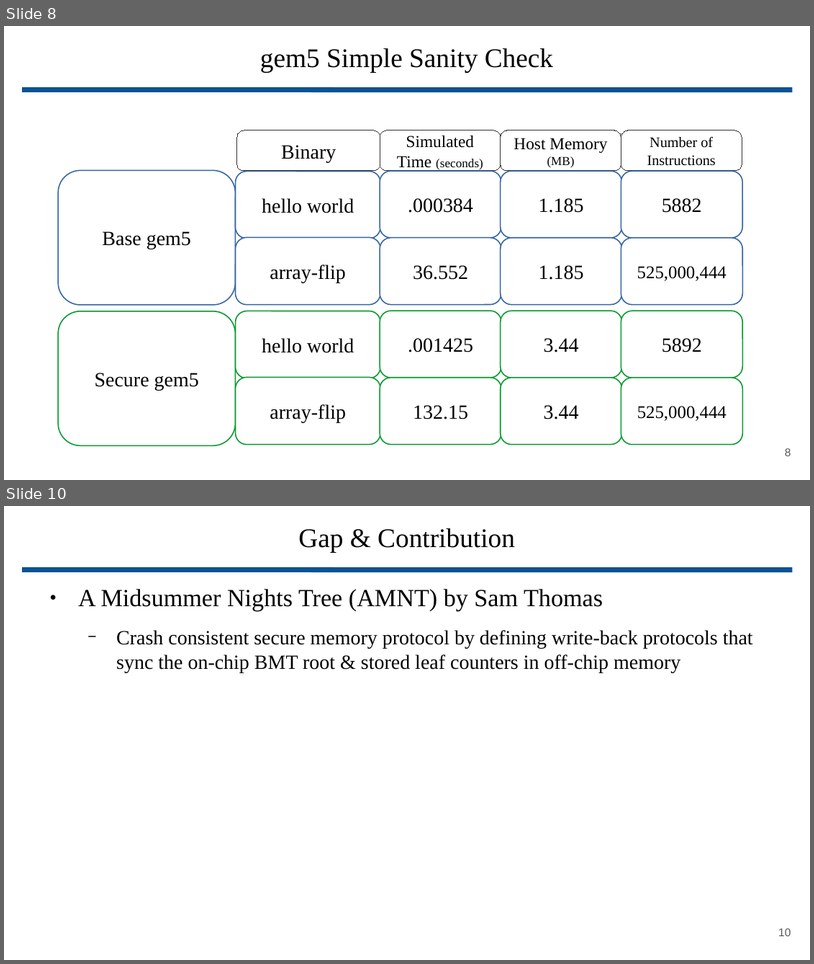
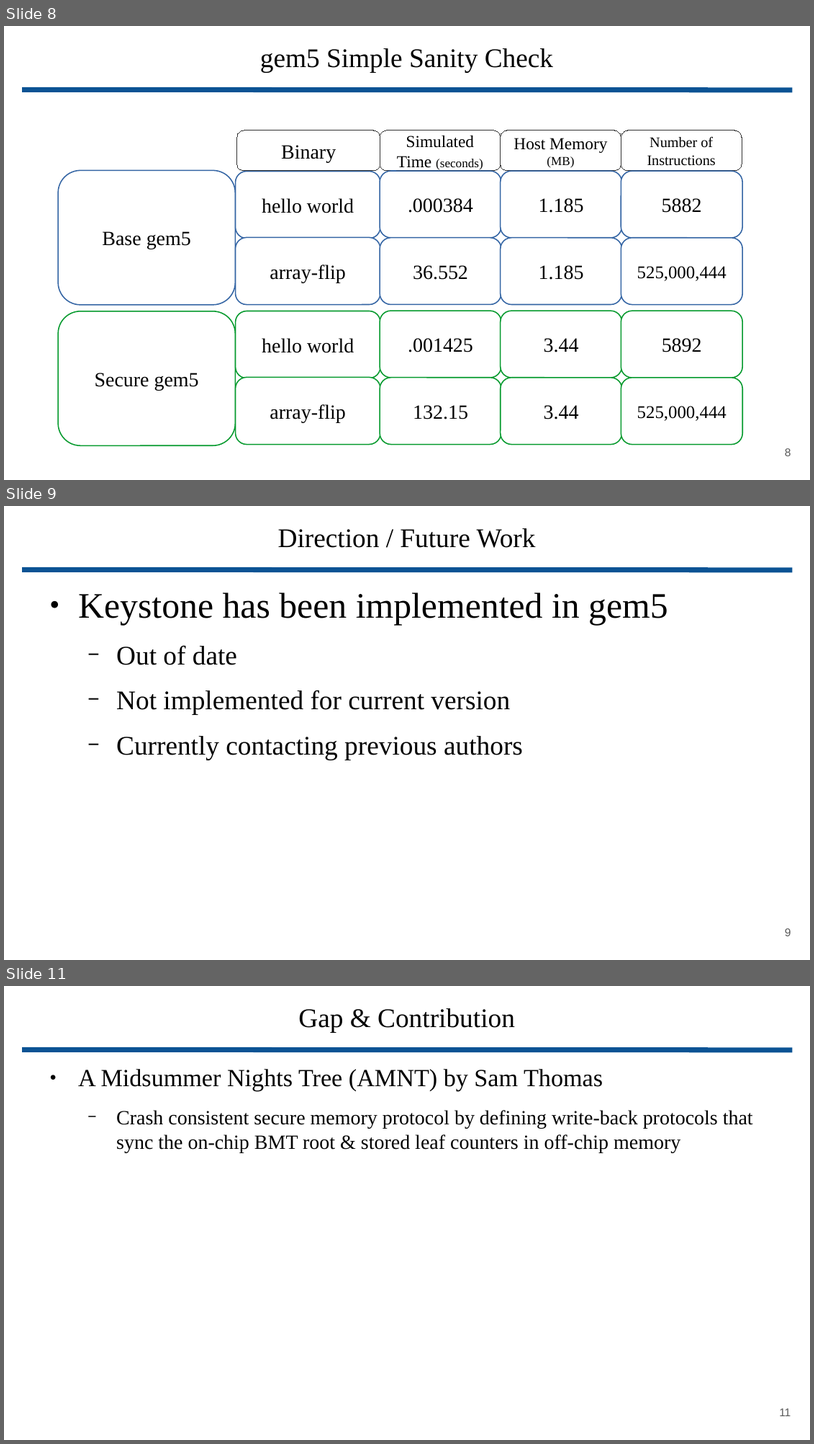
Before and after one commit to wbuz24/grad-research, a slide deck: presentations/update.11.15.pptx. Shown one above the other, each under a label of ours: slides 8 and 10 before the commit, slides 8, 9 and 11 after it; the slides between them are not shown. The pictures are 814x964 and 814x1444 pixels, drawn with LibreOffice and Linux fonts; fonts in the diff are those of the drawing. Boxes give left, top, right and bottom in pixels: in the first picture for what was removed or moved away, otherwise in the second. Text is boxed around its words. In the diff, an @@ line names an element or a change of style, - is before the commit and + after.

```diff
--- a/presentations/update.11.15.pptx
+++ b/presentations/update.11.15.pptx
@@ slide 9 added at (x1=4, y1=506, x2=810, y2=960), background #FFFFFF @@
@@ title added at (x1=278, y1=528, x2=536, y2=548), 24 pt, text #000000 @@
+Direction / Future Work
@@ line added from (22, 569) to (792, 569), #0B5394 4.51 pt @@
@@ text added at (x1=78, y1=592, x2=669, y2=759), 24 pt, text #000000 @@
+● Keystone has been implemented in gem5
+  − Out of date
+  − Not implemented for current version
+  − Currently contacting previous authors
@@ page number added at (x1=785, y1=928, x2=792, y2=936), 10 pt, text #595959 @@
+9
@@ what was slide 10 is now slide 11 @@
@@ page number at (x1=779, y1=1408, x2=791, y2=1416): text changed @@
-10
+11
```
Also in this commit, not shown: 2 slides changed.
